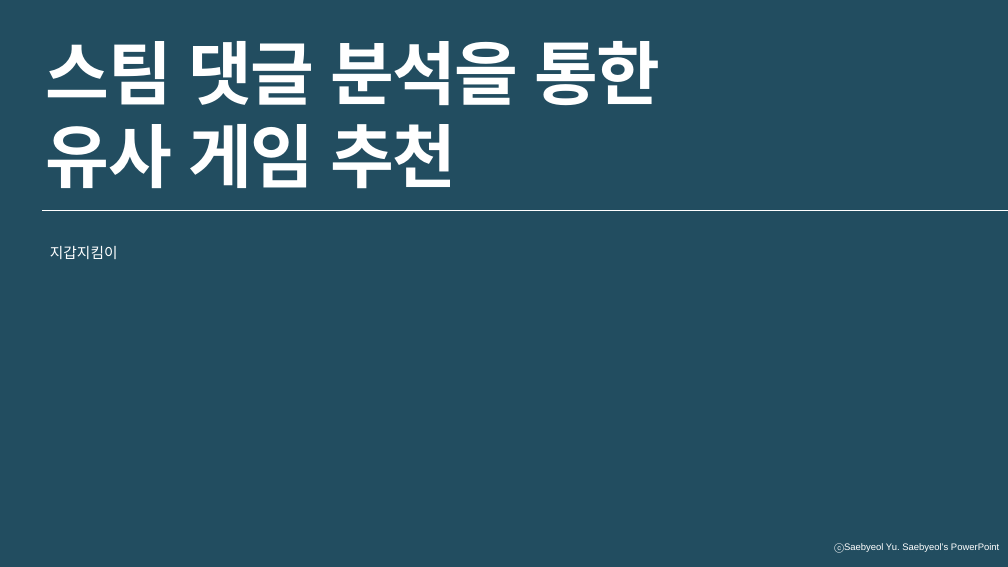
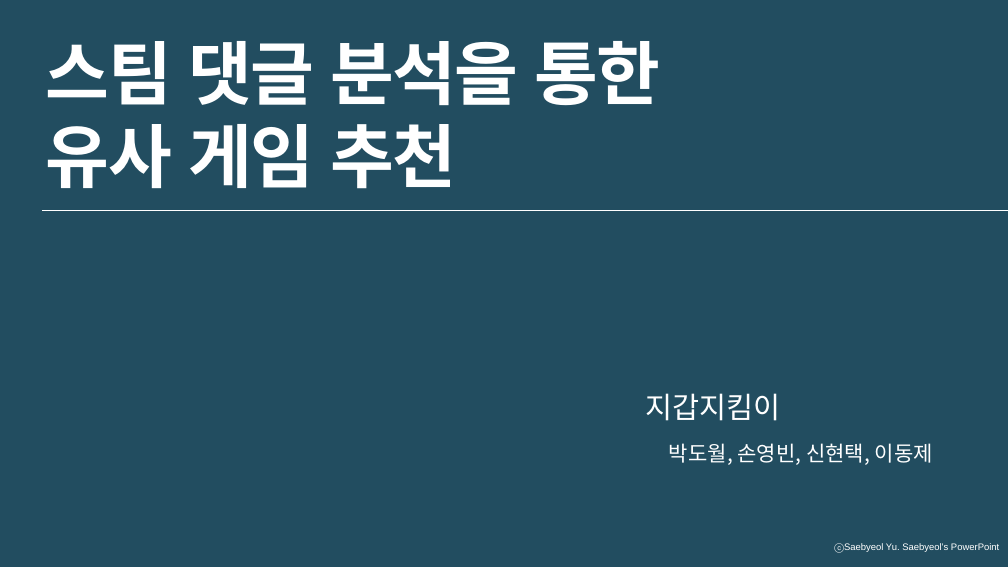
Before and after one commit to shinht97/steamsavemoney, a slide deck: slide 1 of 지갑지킴이_발표자료.pptx. Drawn at 1008x567 pixels with LibreOffice and Linux fonts; fonts in the diff are those of the drawing. Boxes give left, top, right and bottom in pixels: in the first picture for what was removed or moved away, otherwise in the second. Text is boxed around its words. In the diff, an @@ line names an element or a change of style, - is before the commit and + after.

```diff
--- a/지갑지킴이_발표자료.pptx
+++ b/지갑지킴이_발표자료.pptx
@@ text "지갑지킴이": place and size @@
-text "지갑지킴이" at (50,246,118,259)
+text "지갑지킴이" at (645,393,780,421)
@@ text "지갑지킴이" at (645,393,780,421): size 14 to 28 pt @@
@@ text added at (669,443,933,465), 20 pt, text #FFFFFF @@
+박도월, 손영빈, 신현택, 이동제
```
Also in this commit, not shown: 9 other slides changed, 5 slides added, 13 slides removed.
